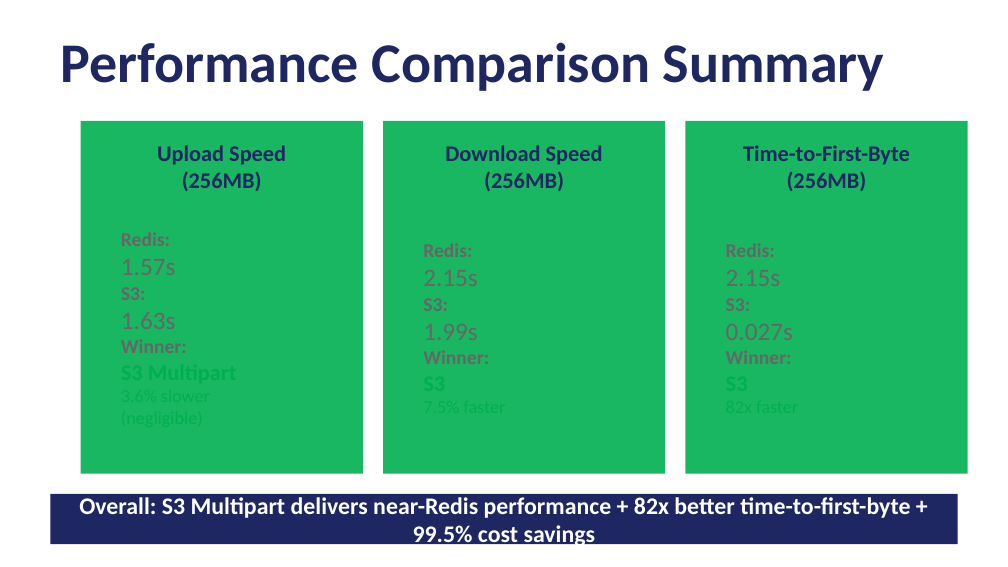
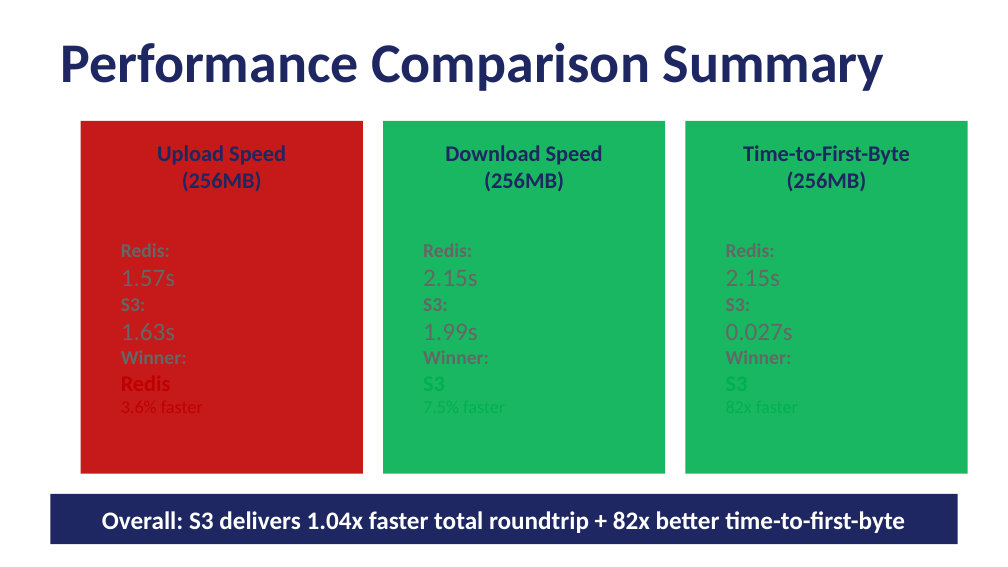
Before and after one commit to angelbus/tekton-api, a slide deck: slide 9 of docs/Redis vs s3 complete analysis.pptx. Drawn at 1008x567 pixels with LibreOffice and Linux fonts; fonts in the diff are those of the drawing. Boxes give left, top, right and bottom in pixels: in the first picture for what was removed or moved away, otherwise in the second. Text is boxed around its words. In the diff, an @@ line names an element or a change of style, - is before the commit and + after.

```diff
--- a/docs/Redis vs s3 complete analysis.pptx
+++ b/docs/Redis vs s3 complete analysis.pptx
@@ rectangle at [81,121,363,474]: fill #00B050 at 90% opacity to #C00000 at 90% opacity @@
@@ text at [102,511,905,533]: text changed; size 17 to 18 pt @@
-Overall: S3 Multipart delivers near-Redis performance + 82x better time-to-first-byte + 99.5% cost savings
+Overall: S3 delivers 1.04x faster total roundtrip + 82x better time-to-first-byte
```
Also in this commit, not shown: 14 other slides changed.
